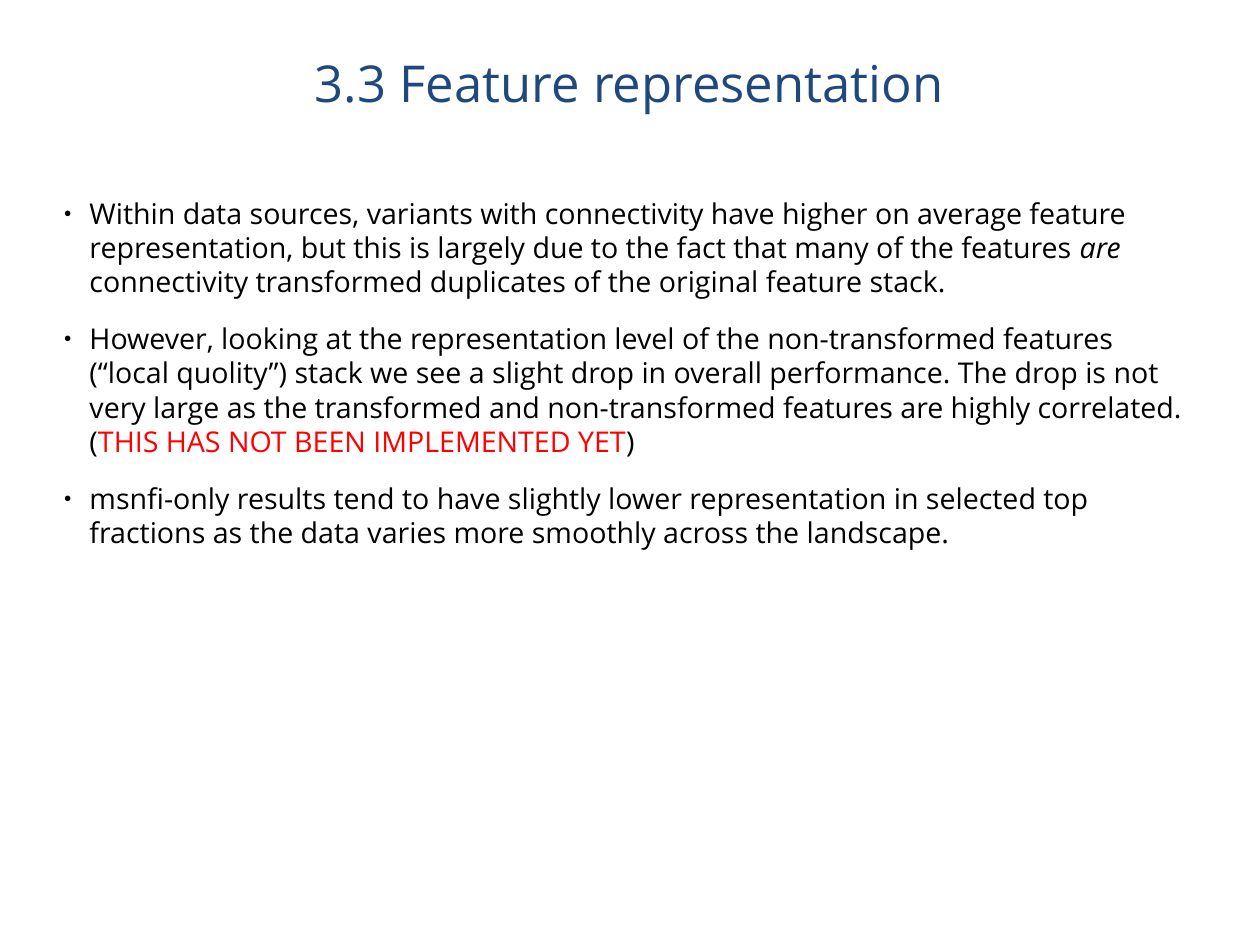
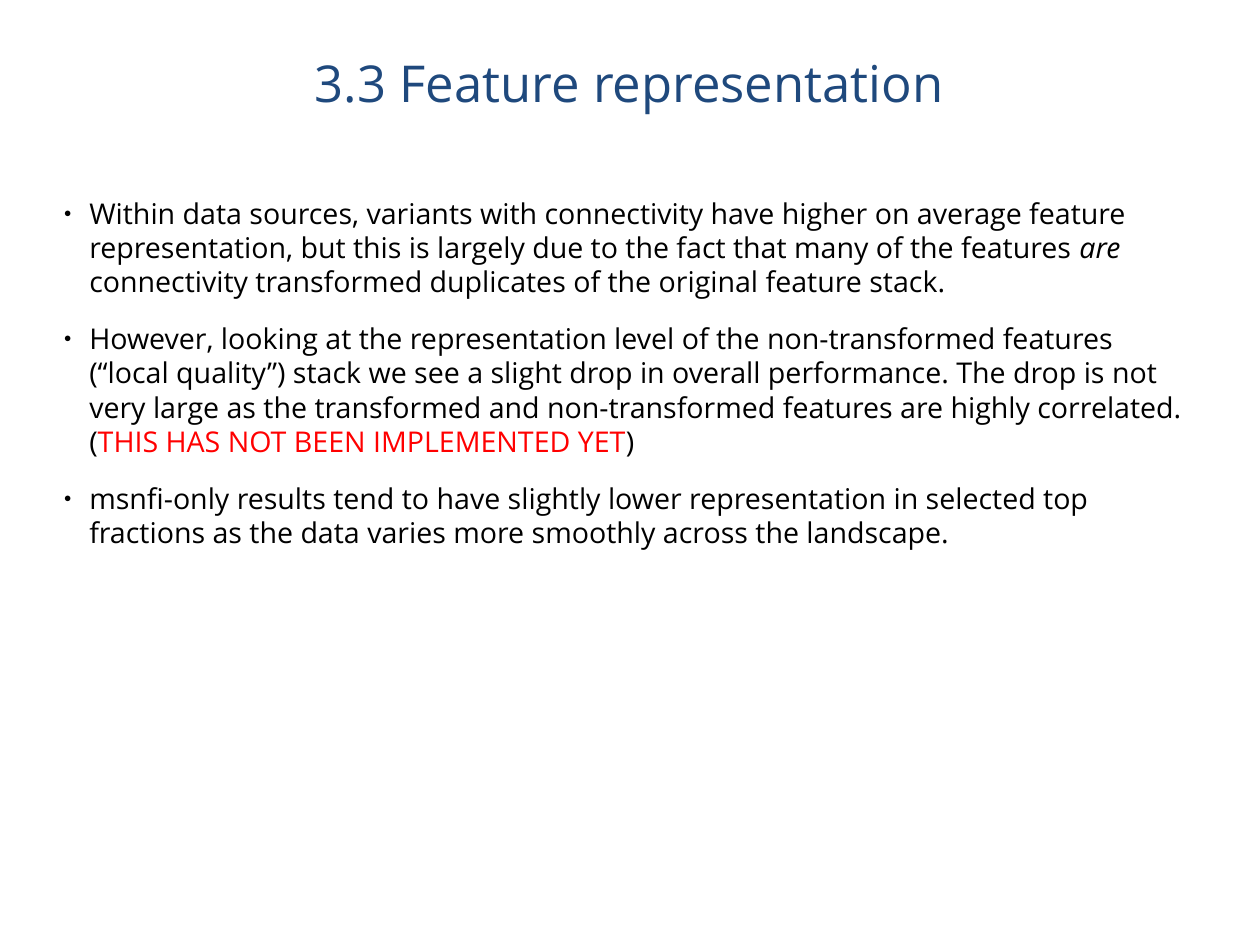
Before and after one commit to jlehtoma/validityms, a slide deck: slide 28 of reports/validity_ms_outline.ppt (slide 25 before the commit). Drawn at 1260x945 pixels with LibreOffice and Linux fonts; fonts in the diff are those of the drawing. Boxes give left, top, right and bottom in pixels: in the first picture for what was removed or moved away, otherwise in the second. Text is boxed around its words. In the diff, an @@ line names an element or a change of style, - is before the commit and + after.

```diff
--- a/reports/validity_ms_outline.ppt
+++ b/reports/validity_ms_outline.ppt
@@ text at bbox=[89, 327, 1181, 457]: text changed @@
-● However, looking at the representation level of the non-transformed features (“local quolity”) stack we see a slight drop in overall performance. The drop is not very large as the transformed and non-transformed features are highly correlated. (THIS HAS NOT BEEN IMPLEMENTED YET)
+● However, looking at the representation level of the non-transformed features (“local quality”) stack we see a slight drop in overall performance. The drop is not very large as the transformed and non-transformed features are highly correlated. (THIS HAS NOT BEEN IMPLEMENTED YET)
```
Also in this commit, not shown: 8 other slides changed, 10 slides added, 7 slides removed, 1 other file.
